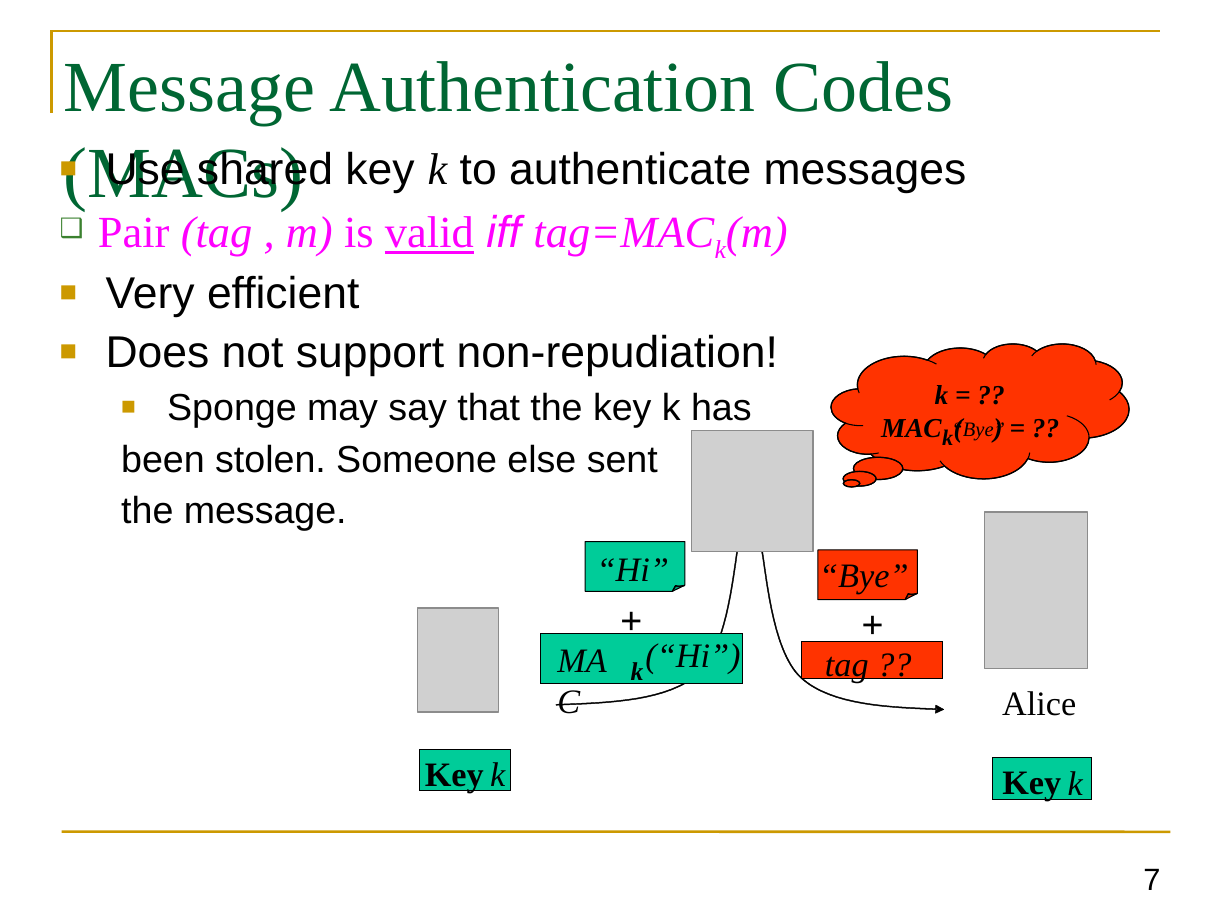
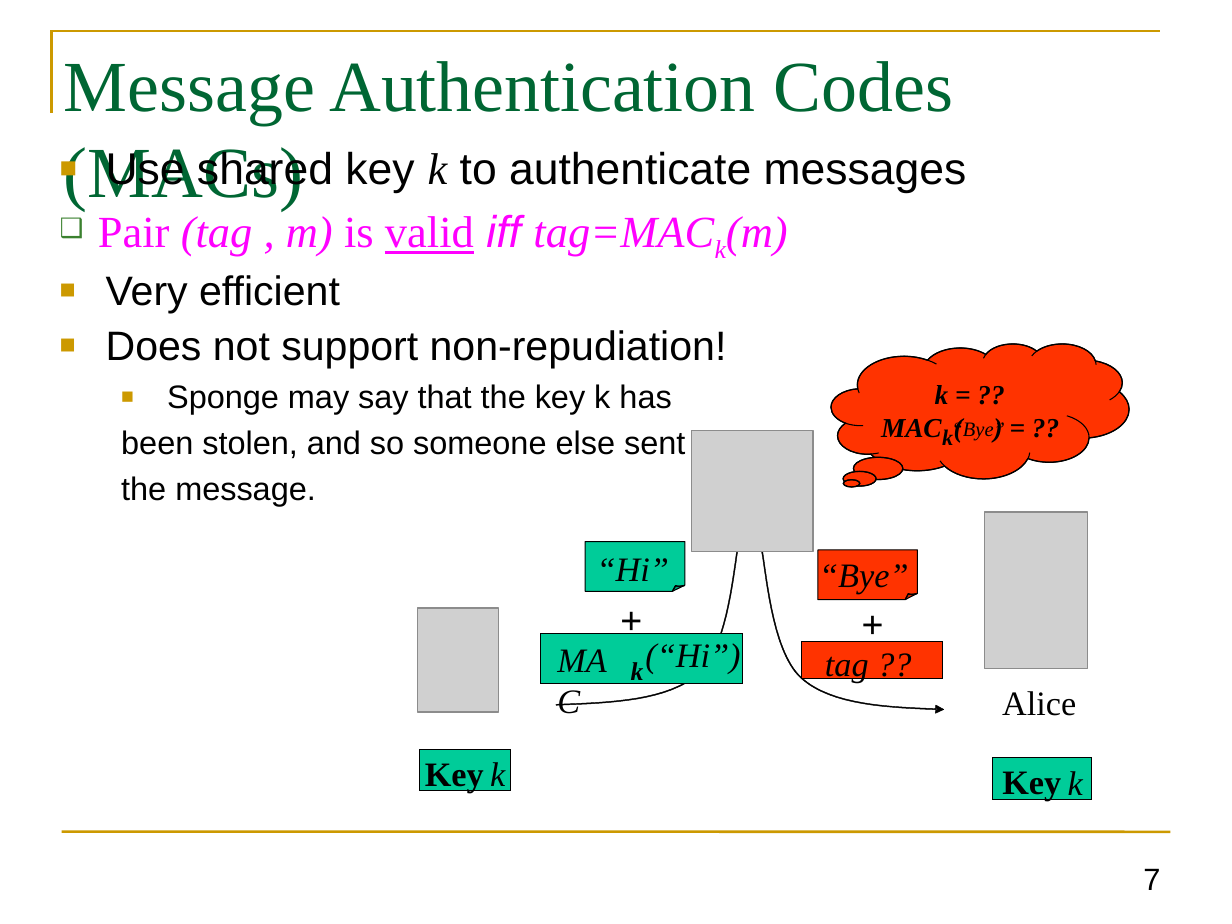
Before and after one commit to GhadaAlmashaqbeh/GhadaAlmashaqbeh.github.io, a slide deck: slide 7 of courses/cse3400-s2023/lecture5.pptx. Drawn at 1232x924 pixels with LibreOffice and Linux fonts; fonts in the diff are those of the drawing; grey boxes stand for pictures. Boxes give left, top, right and bottom in pixels: in the first picture for what was removed or moved away, otherwise in the second. Text is boxed around its words. In the diff, an @@ line names an element or a change of style, - is before the commit and + after.

```diff
--- a/courses/cse3400-s2023/lecture5.pptx
+++ b/courses/cse3400-s2023/lecture5.pptx
@@ text at <box>106,275,727,507</box>: size 26 to 24 pt in "Very efficient", "Does not support non-repudiation!"; size 22 to 19 pt in "Sponge may say that the key k ...", "the message." @@
@@ text at <box>121,430,685,458</box>: text changed; size 22 to 19 pt @@
-  been stolen. Someone else sent
+  been stolen, and so someone else sent
```
Also in this commit, not shown: 4 other slides changed, 4 other files.
